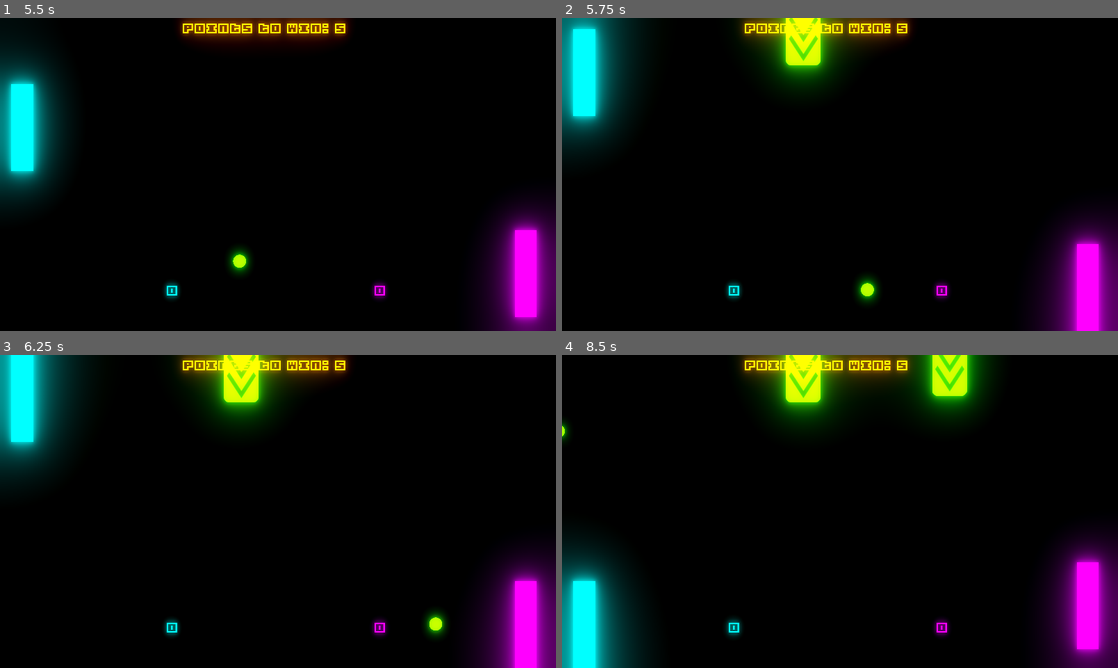
Above: before the commit, frames 1-4 (two rows, left to right).
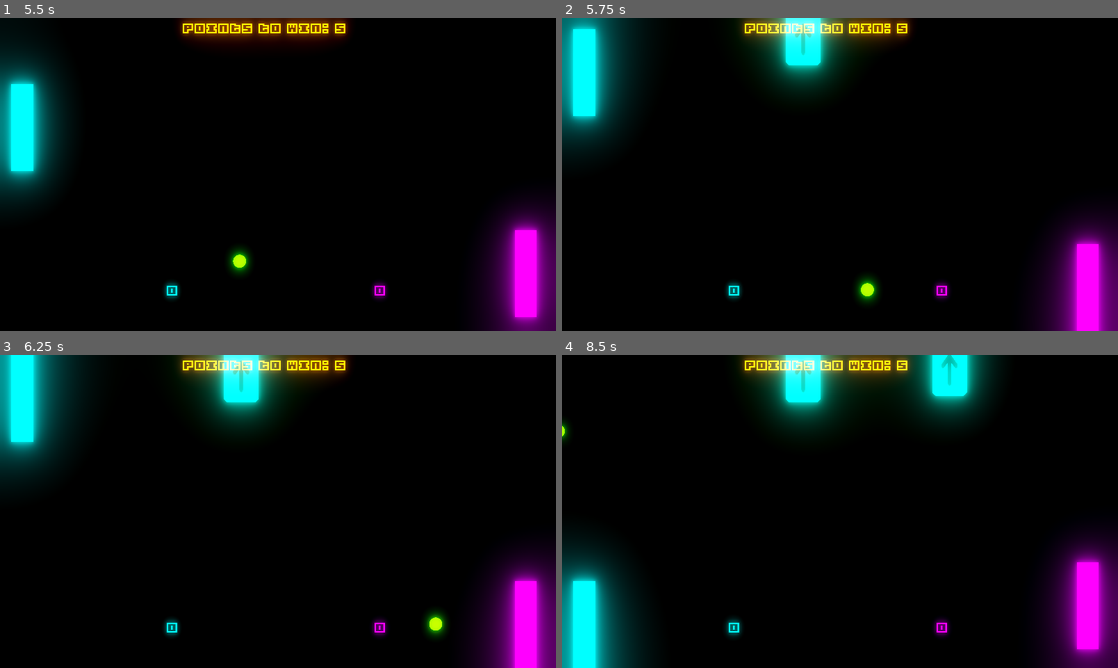
Above: after the commit, the same moments.

Repository: swip3798/ExtremePong
Game: Godot game, scene res://Objects/Main Menu.tscn
Same seed, same stepped clock (60 frames per second), same inputs: the game is played once before the commit and once after it.
Inputs (mouse positions are in pixels of both pictures, inside the frame that each line leads up to):
- Up to frame 1 (5.5 s): click "Play" at 0.5 s; click "1 Player" at 1.25 s; click "1 Player" at 2 s; click "Play" at 2.75 s; tap Enter at 3.5 s; move the mouse to (400, 158) at 3.52 s; hold W (ui_up) 3.53-4.28 s; click (400, 158) at 3.67 s; move the mouse to (166, 190) at 4.27 s; hold S (ui_down) 4.28-5.03 s; move the mouse to (333, 105) at 5.02 s; hold W (ui_up) from 5.03 s (still down)
- Up to frame 2 (5.75 s): keep holding W (ui_up)
- Up to frame 3 (6.25 s): keep holding W (ui_up); move the mouse to (250, 574) at 5.77 s; click (250, 574) at 5.92 s
- Up to frame 4 (8.5 s): move the mouse to (1006, 558) at 6.52 s; release W (ui_up) at 6.53 s; hold S (ui_down) from 6.53 s (still down); move the mouse to (673, 464) at 7.27 s; move the mouse to (867, 511) at 8.02 s; click (867, 511) at 8.17 s

Frame 1 is identical in both runs. In frame 2, 2.9% of the frame differs, in the area x 35-51%, y 0-23%; in frame 3, 2.9%; in frame 4, 5.7%, in the area x 35-78%, y 0-23%.

Commit message:
[BUGFIX] Updates the height of the player when the scale changes

Diff:
--- a/Objects/Player.gd
+++ b/Objects/Player.gd
@@ -17,7 +17,7 @@
 
 	posX = get_position()[0]
 	posY = get_position()[1]
-	speed=500
+	speed = 500
 	points = 0
 	texture = get_node("Sprite").texture
 	width = texture.get_size()[0]
@@ -53,6 +53,7 @@
 	scale = get_scale()
 	scale[1] += percent
 	set_scale(scale)
+	height = height * get_scale()[1]
 
 func dec_size(percent):
 	percent = float(percent)
@@ -62,6 +63,7 @@
 	if scale[1] < 0.2:
 		scale[1] = 0.2
 	set_scale(scale)
+	height = height * get_scale()[1]
 
 func on_collision():
 	print("Player logs: ", "Collision detected")
--- a/Objects/Player.tscn
+++ b/Objects/Player.tscn
@@ -8,7 +8,7 @@
 custom_solver_bias = 0.0
 extents = Vector2( 11.8707, 11.2705 )
 
-[node name="Player" type="Node2D"]
+[node name="Player" type="Node2D" index="0"]
 
 script = ExtResource( 1 )
 
--- a/Objects/PowerUP.gd
+++ b/Objects/PowerUP.gd
@@ -17,7 +17,7 @@
 	symbol = get_node("Symbol")
 	randomize()
 	state = randi() % 8
-	state = 5
+	state = 2
 	if state >=0 and state <=3:
 		background.set_modulate(Color("00ffed"))
 		if state == 0:
